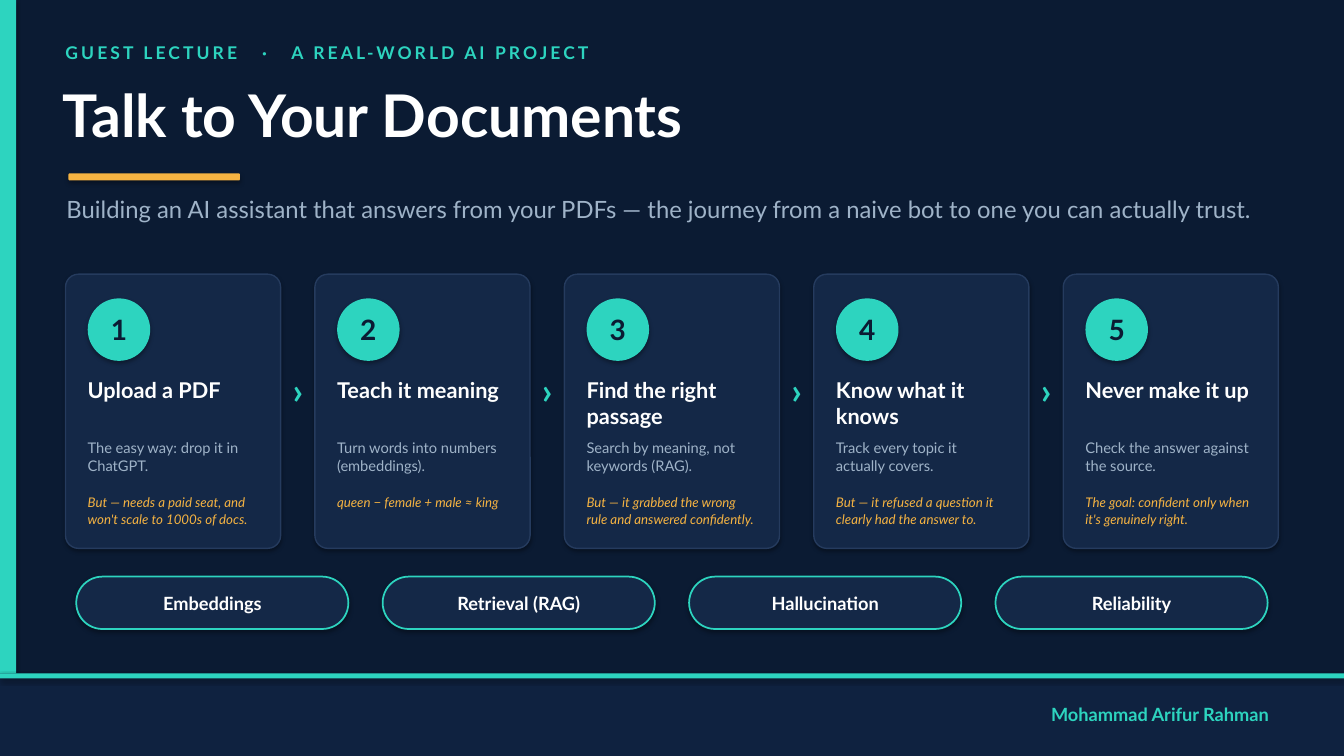
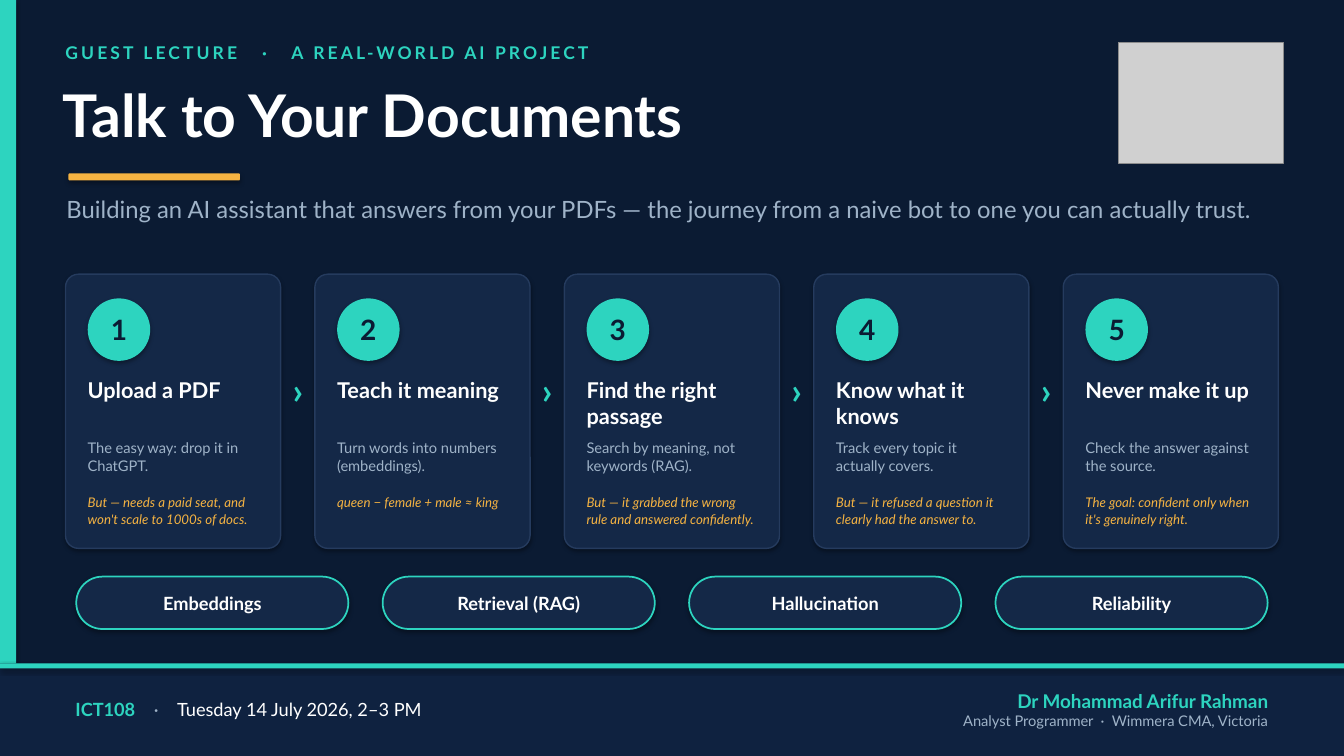
Before and after one commit to arifwcma/induction, a slide deck: slide 1 of lecture/flyer.pptx. Drawn at 1344x756 pixels with LibreOffice and Linux fonts; fonts in the diff are those of the drawing; grey boxes stand for pictures. Boxes give left, top, right and bottom in pixels: in the first picture for what was removed or moved away, otherwise in the second. Text is boxed around its words. In the diff, an @@ line names an element or a change of style, - is before the commit and + after.

```diff
--- a/lecture/flyer.pptx
+++ b/lecture/flyer.pptx
@@ picture added at [1118, 42, 1284, 163] @@
@@ rectangle: place and size @@
-rectangle at [0, 674, 1344, 679]
+rectangle at [0, 663, 1344, 756]
@@ rectangle at [0, 663, 1344, 756]: fill #2DD4BF to #0F2240 @@
@@ rectangle: place and size @@
-rectangle at [0, 674, 1344, 756]
+rectangle at [0, 663, 1344, 668]
@@ rectangle at [0, 663, 1344, 668]: fill #0F2240 to #2DD4BF @@
@@ text added at [75, 702, 422, 719], 13 pt, text #FFFFFF @@
+ICT108 · Tuesday 14 July 2026, 2–3 PM
@@ text at [963, 694, 1268, 729]: text changed; size 13 to 10.5 pt; text colour #2DD4BF to #9FB3C8; bold off @@
-Mohammad Arifur Rahman
+Dr Mohammad Arifur Rahman
+Analyst Programmer · Wimmera CMA, Victoria
```
Also in this commit, not shown: 3 other files.
